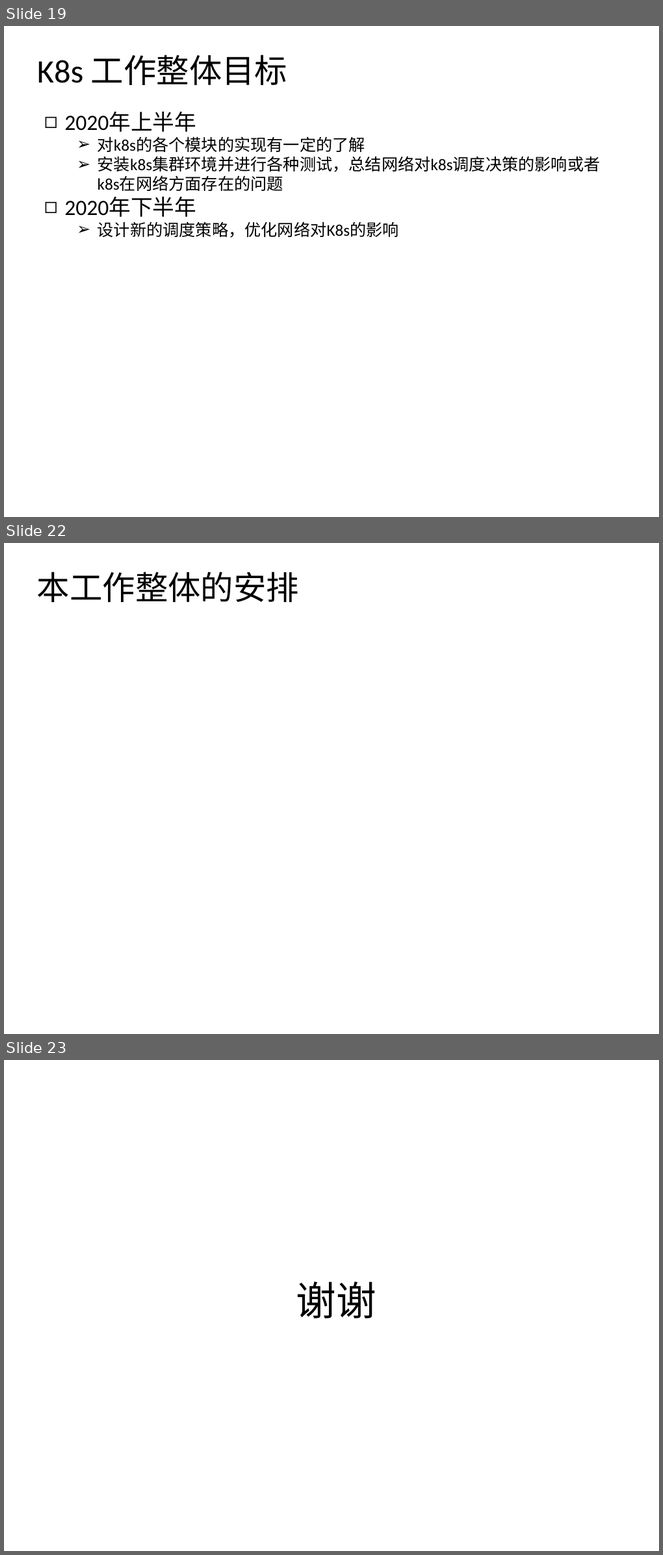
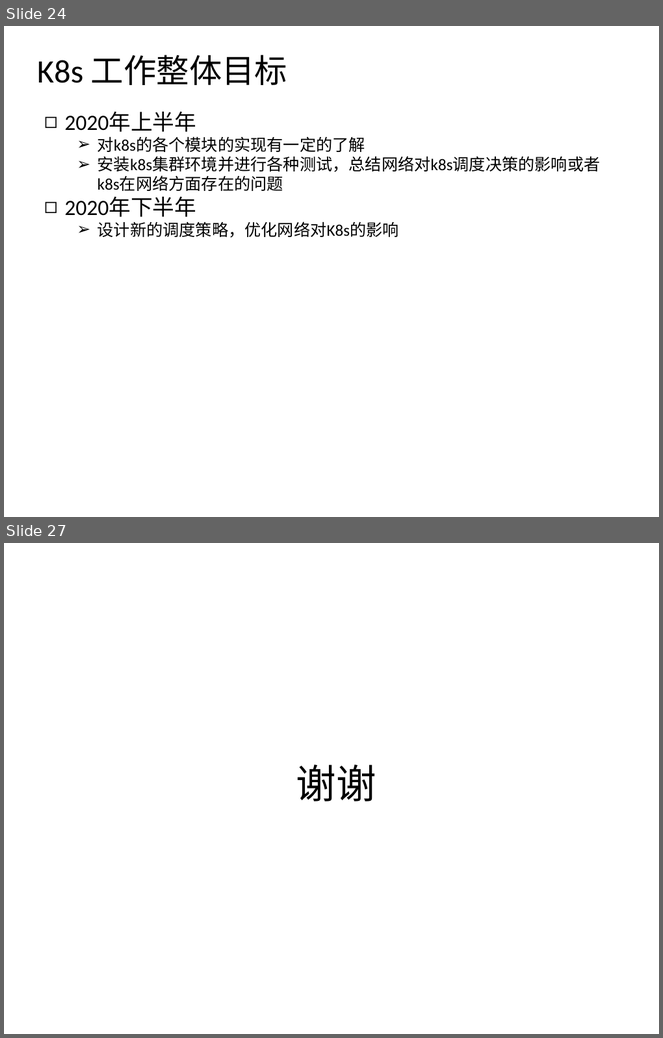
Before and after one commit to csluluyao/k8s_research, a slide deck: k8s_week1.pptx. Shown one above the other, each under a label of ours: slides 19, 22 and 23 before the commit, slides 24 and 27 after it; the slides between them are not shown. The pictures are 663x1555 and 663x1038 pixels, drawn with LibreOffice and Linux fonts; fonts in the diff are those of the drawing. Boxes give left, top, right and bottom in pixels: in the first picture for what was removed or moved away, otherwise in the second. Text is boxed around its words. In the diff, an @@ line names an element or a change of style, - is before the commit and + after.

```diff
--- a/k8s_week1.pptx
+++ b/k8s_week1.pptx
@@ slide 22 removed at <box>4,543,659,1034</box>, background #FFFFFF @@
@@ text removed at <box>37,572,299,602</box> @@
-本工作整体的安排
@@ what was slide 19 is now slide 24 @@
@@ what was slide 23 is now slide 27 @@
```
Also in this commit, not shown: 9 slides changed, 6 slides added, 1 other slide removed, 2 other files.
